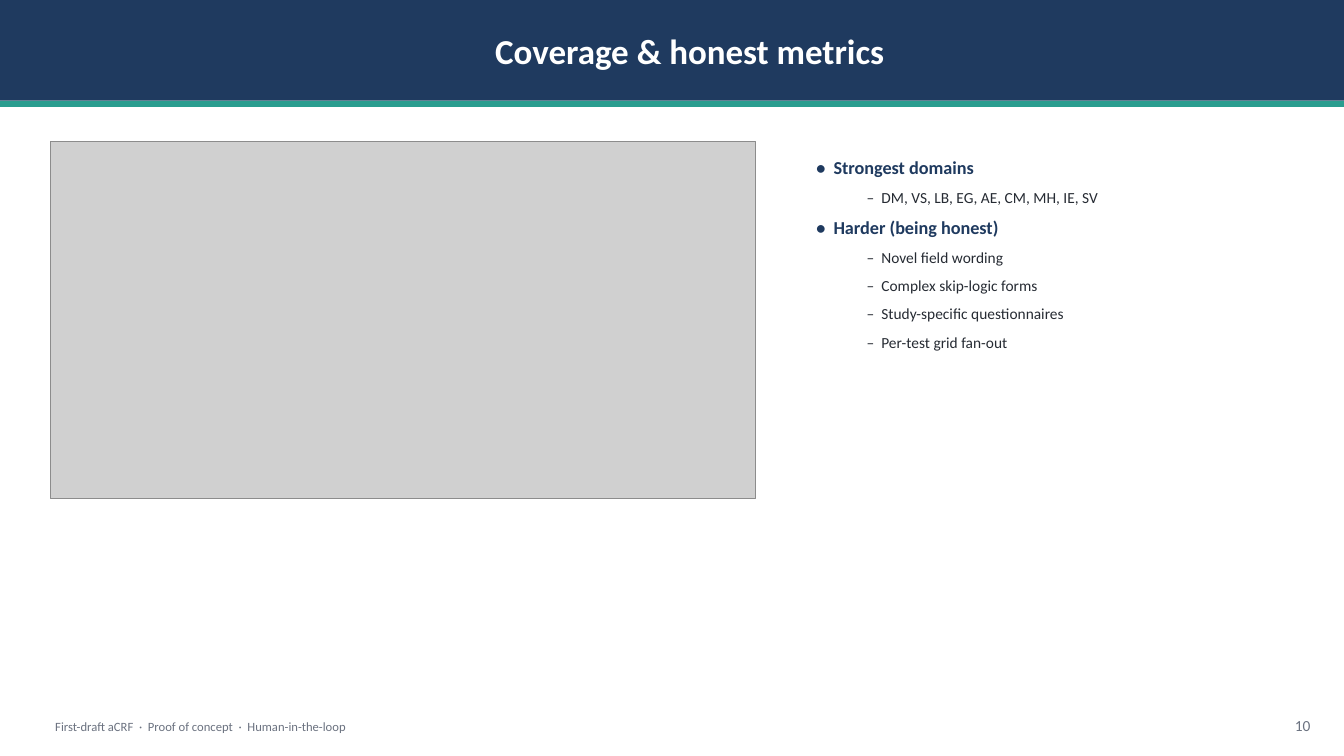
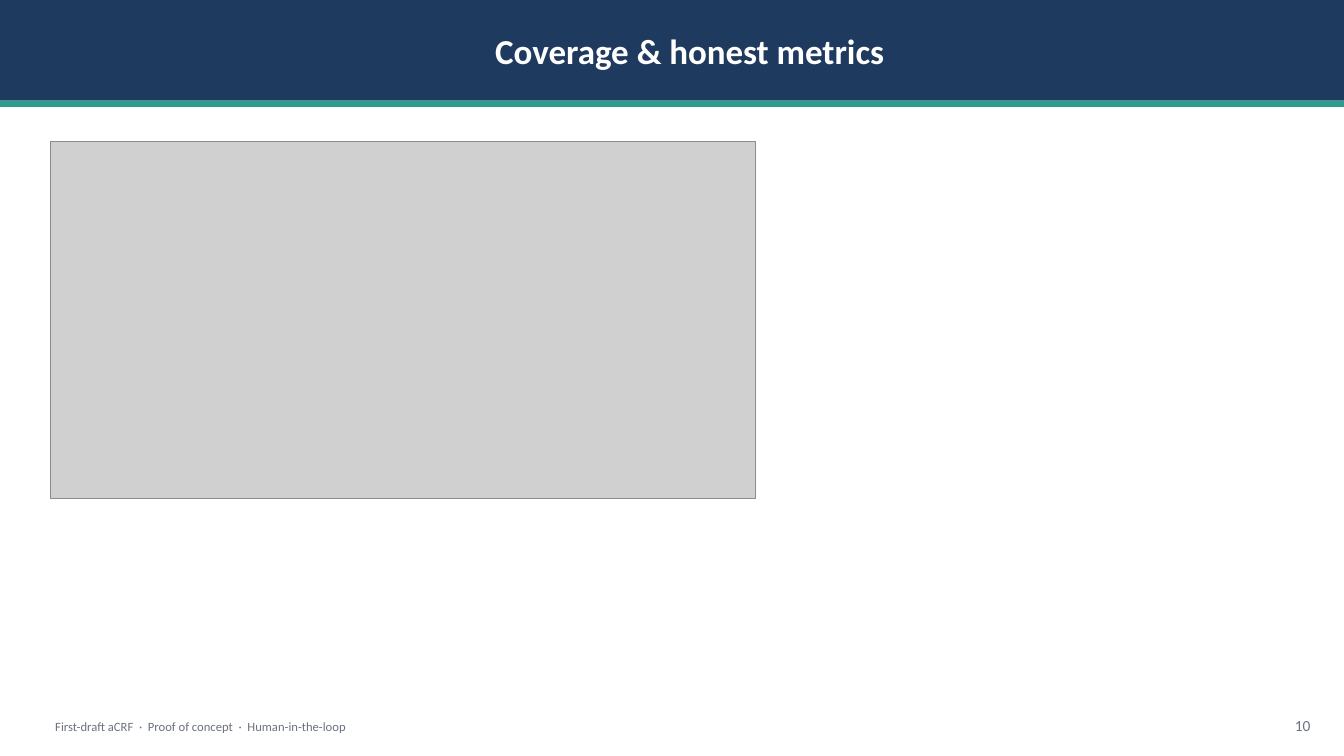
Before and after one commit to clonefutura10/design-repo, a slide deck: slide 10 of DEMO_new.pptx. Drawn at 1344x756 pixels with LibreOffice and Linux fonts; fonts in the diff are those of the drawing; grey boxes stand for pictures. Boxes give left, top, right and bottom in pixels: in the first picture for what was removed or moved away, otherwise in the second. Text is boxed around its words. In the diff, an @@ line names an element or a change of style, - is before the commit and + after.

```diff
--- a/DEMO_new.pptx
+++ b/DEMO_new.pptx
@@ text removed at (834, 161, 1098, 351) @@
-• Strongest domains
-  – DM, VS, LB, EG, AE, CM, MH, IE, SV
-• Harder (being honest)
-  – Novel field wording
-  – Complex skip-logic forms
-  – Study-specific questionnaires
-  – Per-test grid fan-out
```
Also in this commit, not shown: 9 other slides changed.
